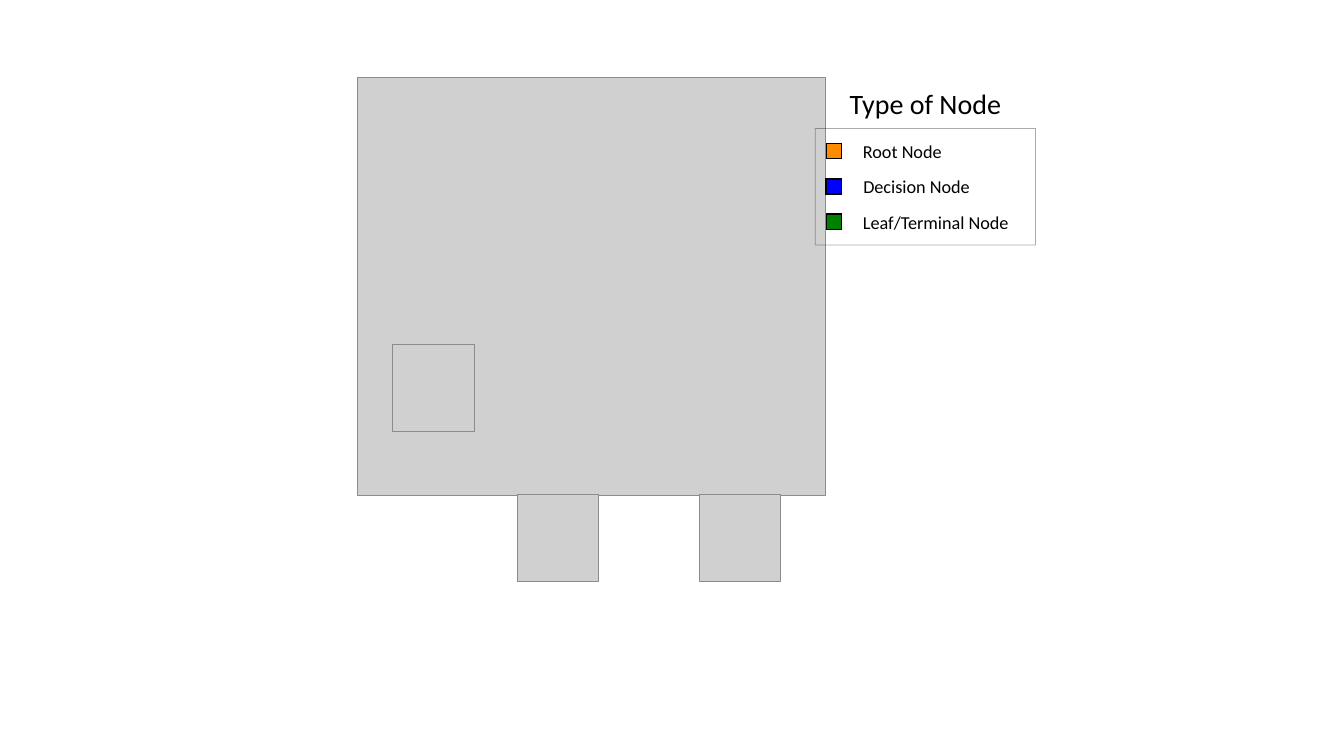
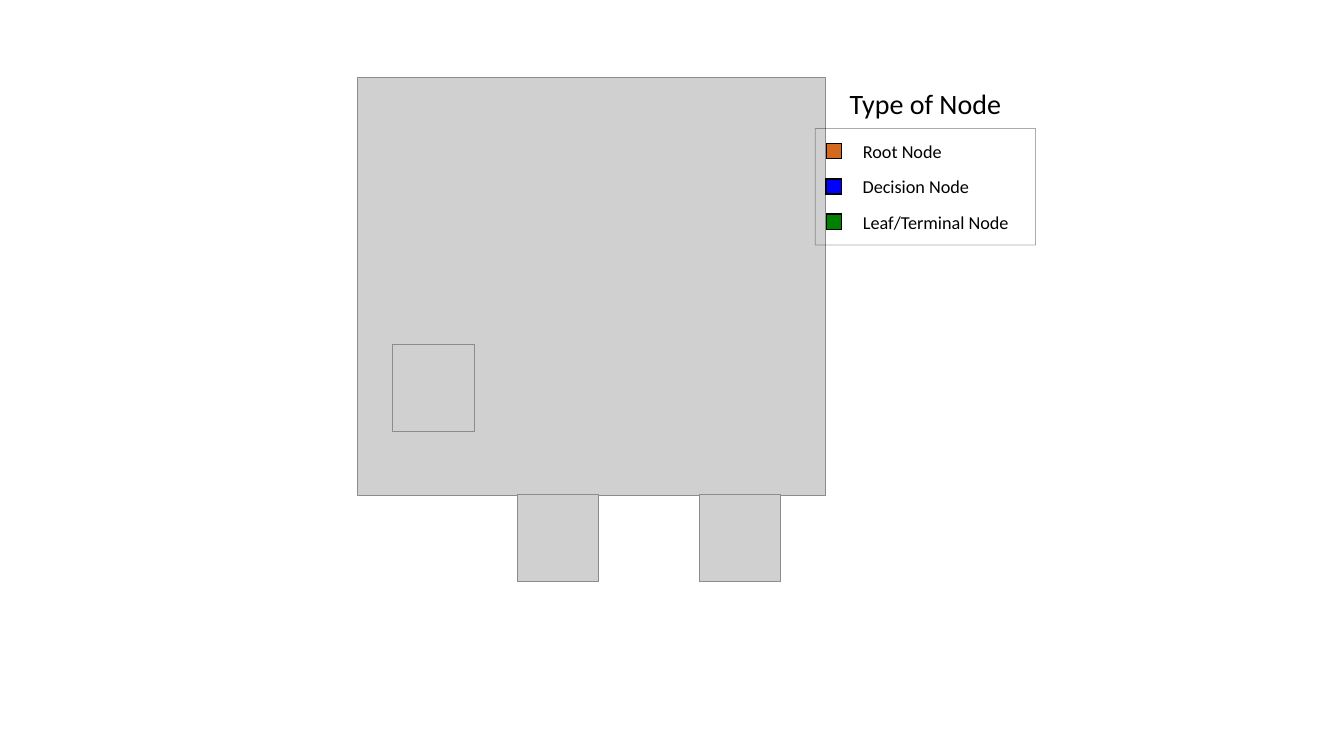
Before and after one commit to mGalarnyk/Python_Tutorials, a slide deck: slide 4 of Sklearn/DecisionTrees/powerpoint/DecisionComparison.pptx. Drawn at 1344x756 pixels with LibreOffice and Linux fonts; fonts in the diff are those of the drawing; grey boxes stand for pictures. Boxes give left, top, right and bottom in pixels: in the first picture for what was removed or moved away, otherwise in the second. Text is boxed around its words. In the diff, an @@ line names an element or a change of style, - is before the commit and + after.

Commit message:
Updated dt powerpoint

```diff
--- a/Sklearn/DecisionTrees/powerpoint/DecisionComparison.pptx
+++ b/Sklearn/DecisionTrees/powerpoint/DecisionComparison.pptx
@@ rectangle at (827,143,842,158): fill #FF8C00 to #D2691E @@
```
